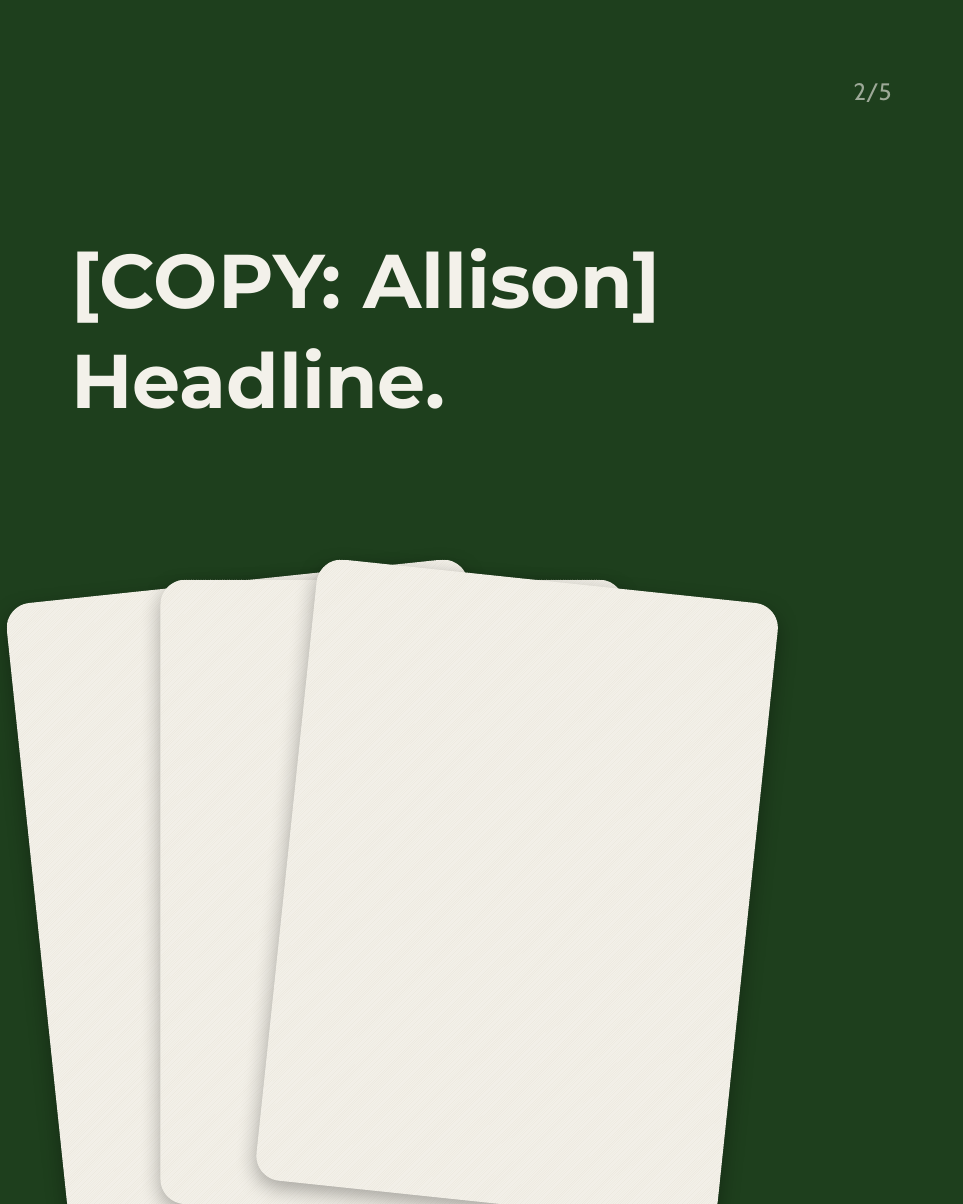
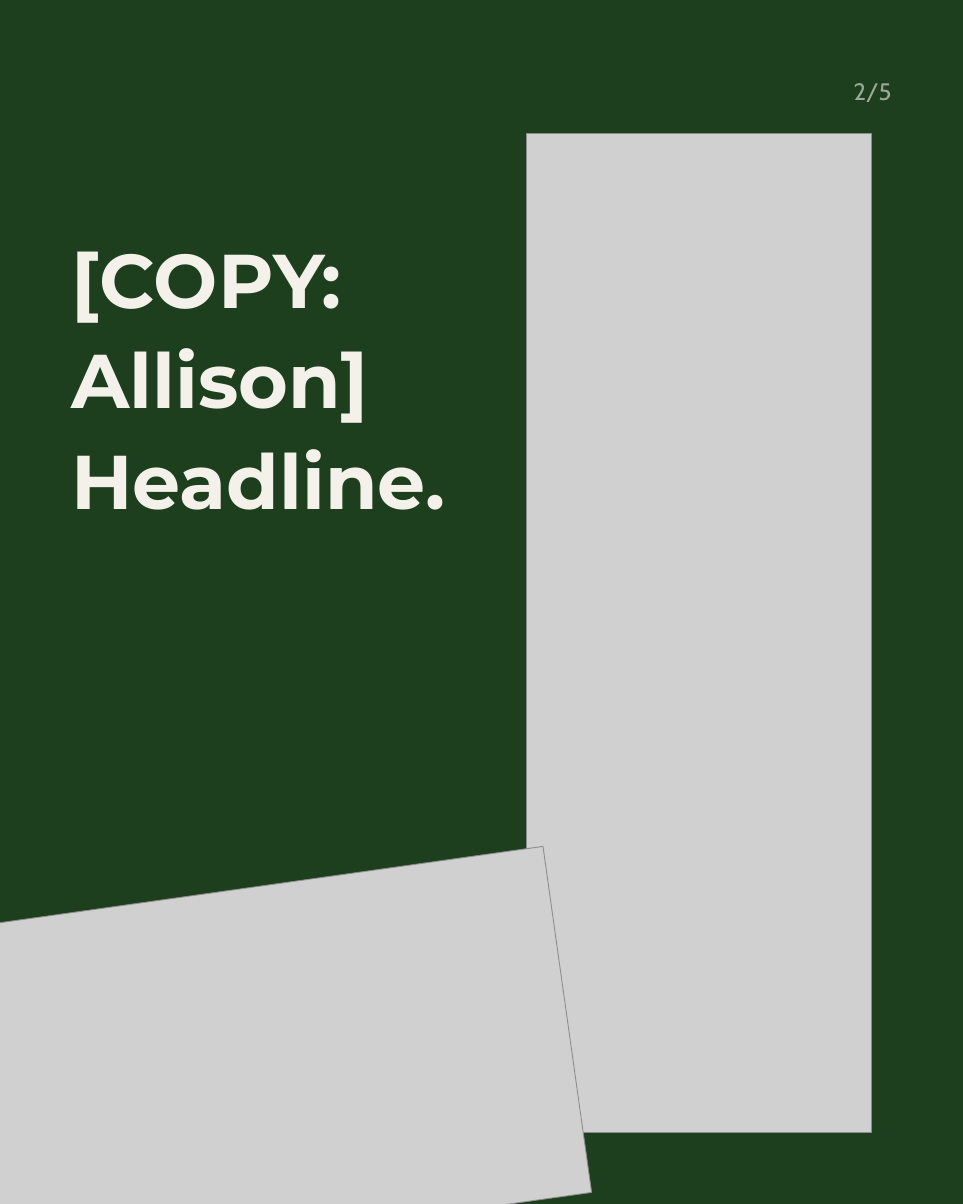
Before and after one commit to linneamoritznyc/SFW-SocialMedia, a slide deck: slide 2 of templates/posts/october/_templates/4-mentor.pptx. Drawn at 963x1204 pixels with LibreOffice and Linux fonts; fonts in the diff are those of the drawing; grey boxes stand for pictures. Boxes give left, top, right and bottom in pixels: in the first picture for what was removed or moved away, otherwise in the second. Text is boxed around its words. In the diff, an @@ line names an element or a change of style, - is before the commit and + after.

```diff
--- a/templates/posts/october/_templates/4-mentor.pptx
+++ b/templates/posts/october/_templates/4-mentor.pptx
@@ picture added at [526,134,872,1132] @@
@@ text "[COPY: Allison] Headline." rewrapped from [71,248,661,409] to [71,251,445,510] @@
@@ rounded rectangle removed at [5,557,531,1204] @@
@@ rounded rectangle removed at [254,557,780,1204] @@
@@ rounded rectangle removed at [161,580,625,1204] @@
@@ picture added at [0,846,592,1204] @@
```
Also in this commit, not shown: 1 slide added, 1 slide removed, 54 other files.
